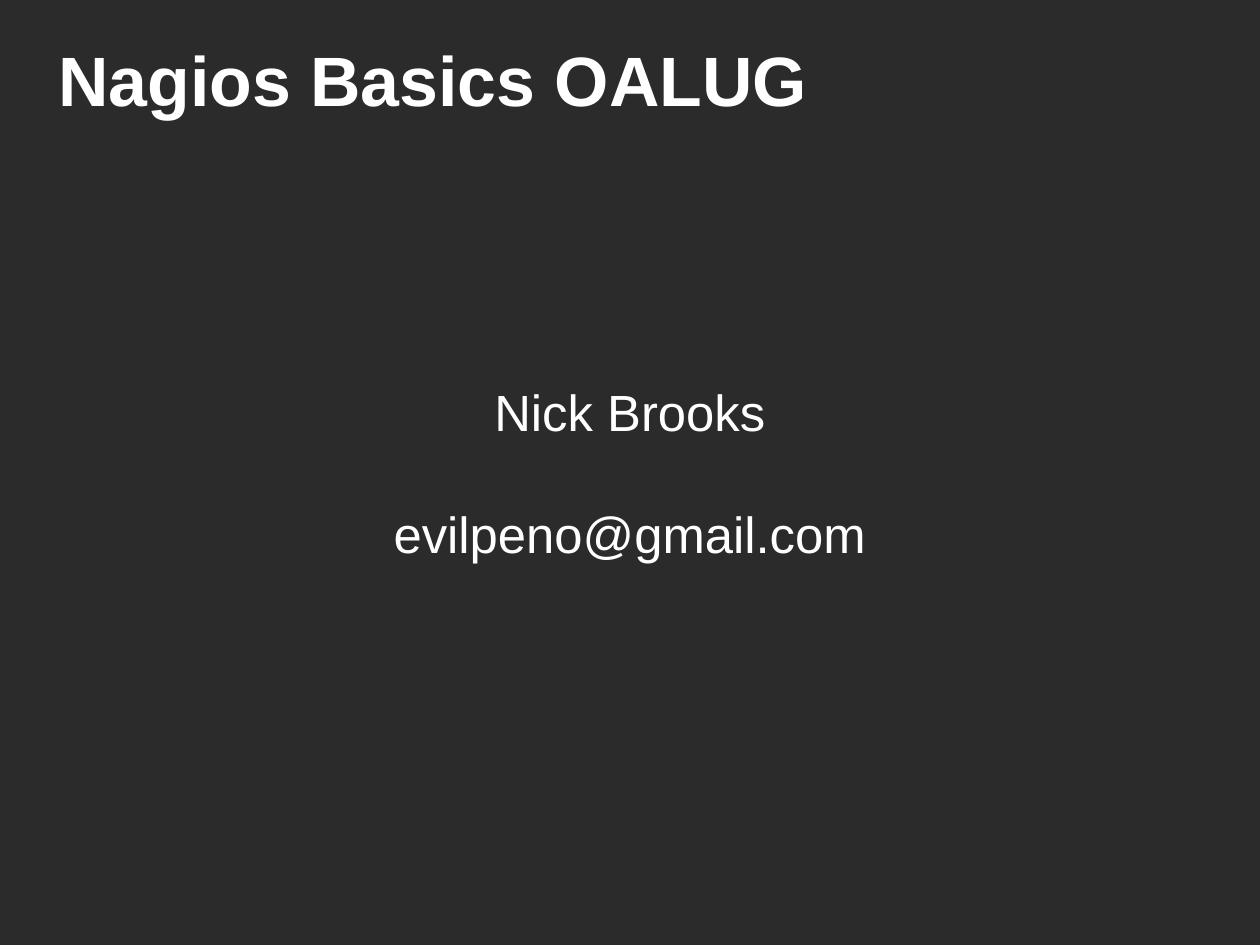
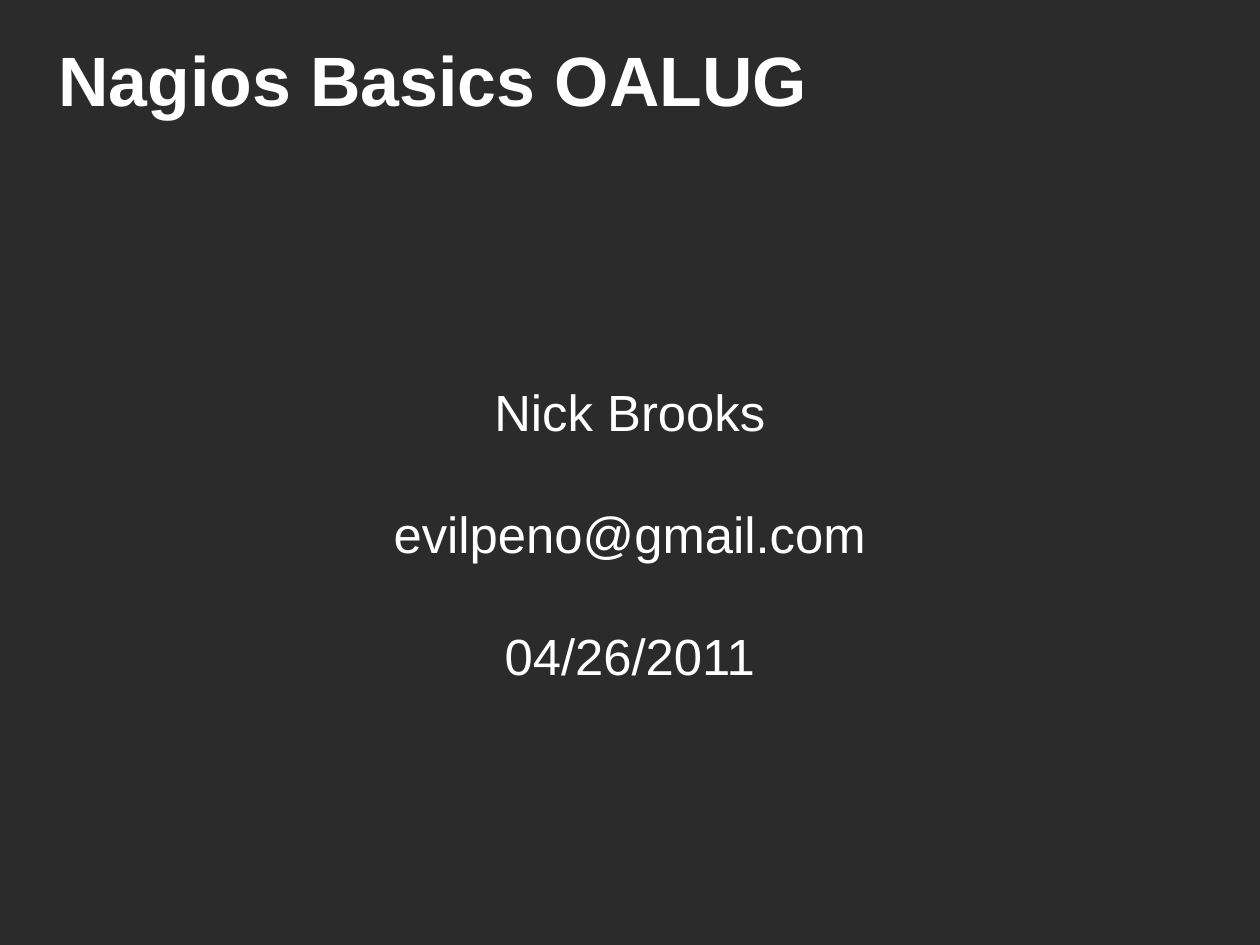
Before and after one commit to evilpeno/presentations, a slide deck: slide 1 of oalug_2011-04-26_nagios-basics/Nagios Basic OALUG.odp. Drawn at 1260x945 pixels with LibreOffice and Linux fonts; fonts in the diff are those of the drawing; background and template pictures are left out; a plain dark background stands for a picture behind light text. Boxes give left, top, right and bottom in pixels: in the first picture for what was removed or moved away, otherwise in the second. Text is boxed around its words. In the diff, an @@ line names an element or a change of style, - is before the commit and + after.

```diff
--- a/oalug_2011-04-26_nagios-basics/Nagios Basic OALUG.odp
+++ b/oalug_2011-04-26_nagios-basics/Nagios Basic OALUG.odp
@@ text at box(505, 638, 755, 676): paragraph added @@
+04/26/2011
```
Also in this commit, not shown: 1 other slide changed, 1 slide added, 1 other file.
